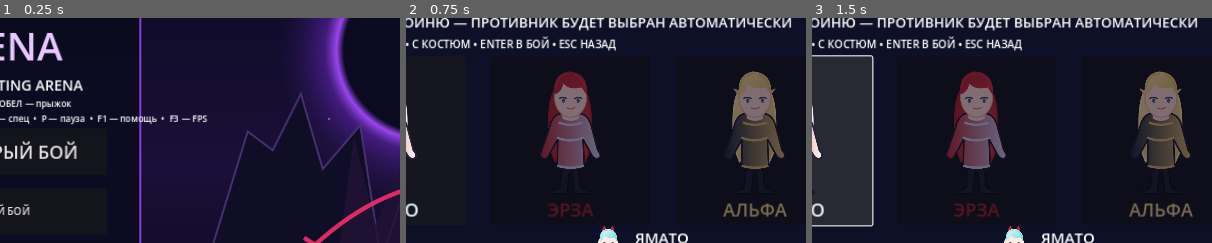
Above: before the commit, frames 1-3 (left to right).
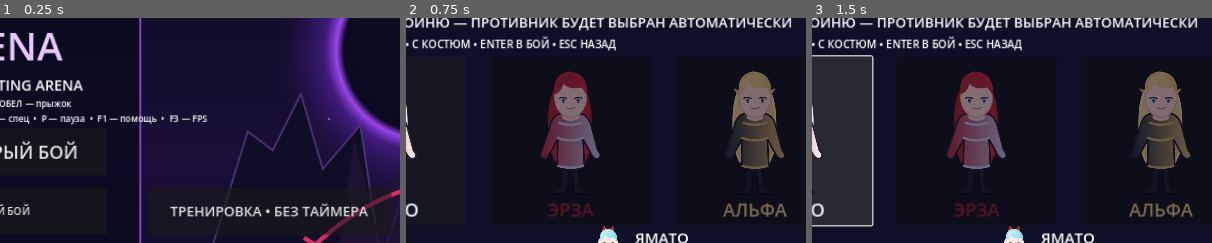
Above: after the commit, the same moments.

Repository: PerchikHot/Eclipse-Arena-
Game: Godot game, scene res://scenes/Main.tscn
Same seed, same stepped clock (60 frames per second), same inputs: the game is played once before the commit and once after it.
Inputs:
- Up to frame 1 (0.25 s): no input
- Up to frame 2 (0.75 s): click "⚔ БЫСТРЫЙ БОЙ" at 0.5 s
- Up to frame 3 (1.5 s): click "ЯМАТО" at 1.25 s
The pictures show only the part of the screen within x 18-68%, y 22-72%; the shares and areas given below are measured in that part.

The runs differ from the first frame. In frame 1, 2.1% of the frame differs, in the area x 42-98%, y 75-97%; in frame 2, nothing differs; in frame 3, nothing differs.

Commit message:
feat(arena): unranked practice mode with stationary respawning dummy

Diff:
--- a/scripts/main.gd
+++ b/scripts/main.gd
@@ -93,6 +93,8 @@
 var match_button: Button
 var match_target_wins := 2 # 0 = endless rounds
 var match_finished := false
+var training_mode := false
+var training_knockouts := 0
 var timer_warning_active := false
 var final_countdown_active := false
 var has_game_focus := true
@@ -335,8 +337,23 @@
     start_button.position = Vector2(55, 335)
     start_button.size = Vector2(350, 75)
     start_button.add_theme_font_size_override("font_size", 29)
-    start_button.pressed.connect(show_selection)
+    start_button.pressed.connect(func() -> void:
+        training_mode = false
+        show_selection()
+    )
     menu_layer.add_child(start_button)
+    # Practice with a stationary, respawning dummy and no round timer.
+    # It cannot improve the ranked personal combo record.
+    var training_button := Button.new()
+    training_button.text = "ТРЕНИРОВКА • БЕЗ ТАЙМЕРА"
+    training_button.position = Vector2(470, 430)
+    training_button.size = Vector2(390, 75)
+    training_button.add_theme_font_size_override("font_size", 22)
+    training_button.pressed.connect(func() -> void:
+        training_mode = true
+        show_selection()
+    )
+    menu_layer.add_child(training_button)
     var reset_button := Button.new()
     reset_button.text = "НОВЫЙ БОЙ"
     reset_button.position = Vector2(55, 430)
@@ -537,7 +554,8 @@
     player_wins = 0
     enemy_wins = 0
     draws = 0
-    score_label.text = "ИГРОК 0 : 0 ПРОТИВНИК  •  НИЧЬИХ: 0"
+    training_knockouts = 0
+    score_label.text = "ТРЕНИРОВКА • МИШЕНЕЙ: 0" if training_mode else "ИГРОК 0 : 0 ПРОТИВНИК  •  НИЧЬИХ: 0"
     update_health_labels()
     selection_layer.visible = false
     restart_round()
@@ -781,11 +799,11 @@
     update_enemy_energy_label()
     cooldown_label.text = "ГОТОВО"
     round_seconds = round_duration
-    round_timer_label.text = str(int(round_duration))
+    round_timer_label.text = "∞" if training_mode else str(int(round_duration))
     timer_warning_active = false
     final_countdown_active = false
     round_timer_label.add_theme_color_override("font_color", Color.WHITE)
-    round_number_label.text = "РАУНД %d" % (player_wins + enemy_wins + draws + 1)
+    round_number_label.text = "ТРЕНИРОВКА • МИШЕНЕЙ: %d" % training_knockouts if training_mode else "РАУНД %d" % (player_wins + enemy_wins + draws + 1)
     round_over = false
     sync_pause_overlay()
     player_attack_fx = 0.0
@@ -988,33 +1006,36 @@
     if round_over or in_menu or manual_paused or controls_help_label.visible or not has_game_focus:
         return
     animation_clock += delta
-    round_seconds = maxf(0.0, round_seconds - delta)
-    # A text marker supplements the red final countdown for color-blind
-    # players and low-contrast mobile displays. Reset happens each round.
-    if round_seconds <= 3.0:
-        round_timer_label.text = "! %d !" % ceili(round_seconds)
+    if not training_mode:
+        round_seconds = maxf(0.0, round_seconds - delta)
+        # A text marker supplements the red final countdown for color-blind
+        # players and low-contrast mobile displays. Reset happens each round.
+        if round_seconds <= 3.0:
+            round_timer_label.text = "! %d !" % ceili(round_seconds)
+        else:
+            round_timer_label.text = str(ceili(round_seconds))
+        # Make the last ten seconds unmistakable without changing the timer rules.
+        if round_seconds <= 10.0 and not timer_warning_active:
+            timer_warning_active = true
+            round_timer_label.add_theme_color_override("font_color", Color("#ff8b9e"))
+            # If a long frame skips directly into the last three seconds,
+            # avoid playing two warning sounds in the same frame.
+            if round_seconds > 3.0:
+                play_sound("countdown")
+        if round_seconds <= 3.0 and not final_countdown_active:
+            final_countdown_active = true
+            round_timer_label.add_theme_color_override("font_color", Color("#ff4d6d"))
+            play_sound("countdown")
+        if round_seconds <= 0.0:
+            var outcome := 0
+            if hp_left > hp_right:
+                outcome = 1
+            elif hp_left < hp_right:
+                outcome = -1
+            finish_round(outcome)
+            return
     else:
-        round_timer_label.text = str(ceili(round_seconds))
-    # Make the last ten seconds unmistakable without changing the timer rules.
-    if round_seconds <= 10.0 and not timer_warning_active:
-        timer_warning_active = true
-        round_timer_label.add_theme_color_override("font_color", Color("#ff8b9e"))
-        # If a long frame skips directly into the last three seconds,
-        # avoid playing two warning sounds in the same frame.
-        if round_seconds > 3.0:
-            play_sound("countdown")
-    if round_seconds <= 3.0 and not final_countdown_active:
-        final_countdown_active = true
-        round_timer_label.add_theme_color_override("font_color", Color("#ff4d6d"))
-        play_sound("countdown")
-    if round_seconds <= 0.0:
-        var outcome := 0
-        if hp_left > hp_right:
-            outcome = 1
-        elif hp_left < hp_right:
-            outcome = -1
-        finish_round(outcome)
-        return
+        round_timer_label.text = "∞"
     impact_flash = maxf(0.0, impact_flash - delta)
     combo_timer = maxf(0.0, combo_timer - delta)
     block_timer = maxf(0.0, block_timer - delta)
@@ -1062,7 +1083,8 @@
             combo_hits += 1
             hits_landed += 1
             best_combo = maxi(best_combo, combo_hits)
-            personal_best_combo = maxi(personal_best_combo, combo_hits)
+            if not training_mode:
+                personal_best_combo = maxi(personal_best_combo, combo_hits)
             update_accuracy_label()
             skill_energy = minf(100.0, skill_energy + (0.0 if can_skill else 11.0))
             combo_timer = 1.3
@@ -1074,9 +1096,16 @@
             impact_flash = 0.15
             play_sound("hit")
             if hp_right == 0:
-                finish_round(1)
-                return
-    if hp_left > 0 and hp_right > 0:
+                if training_mode:
+                    training_knockouts += 1
+                    hp_right = 100
+                    enemy_energy = 0.0
+                    round_number_label.text = "ТРЕНИРОВКА • МИШЕНЕЙ: %d" % training_knockouts
+                    score_label.text = "ТРЕНИРОВКА • МИШЕНЕЙ: %d" % training_knockouts
+                else:
+                    finish_round(1)
+                    return
+    if not training_mode and hp_left > 0 and hp_right > 0:
         var distance: float = absf(x_left - x_right)
         if ai_timer <= 0.0:
             ai_timer = [1.8, 1.1, 0.6][ai_difficulty]
